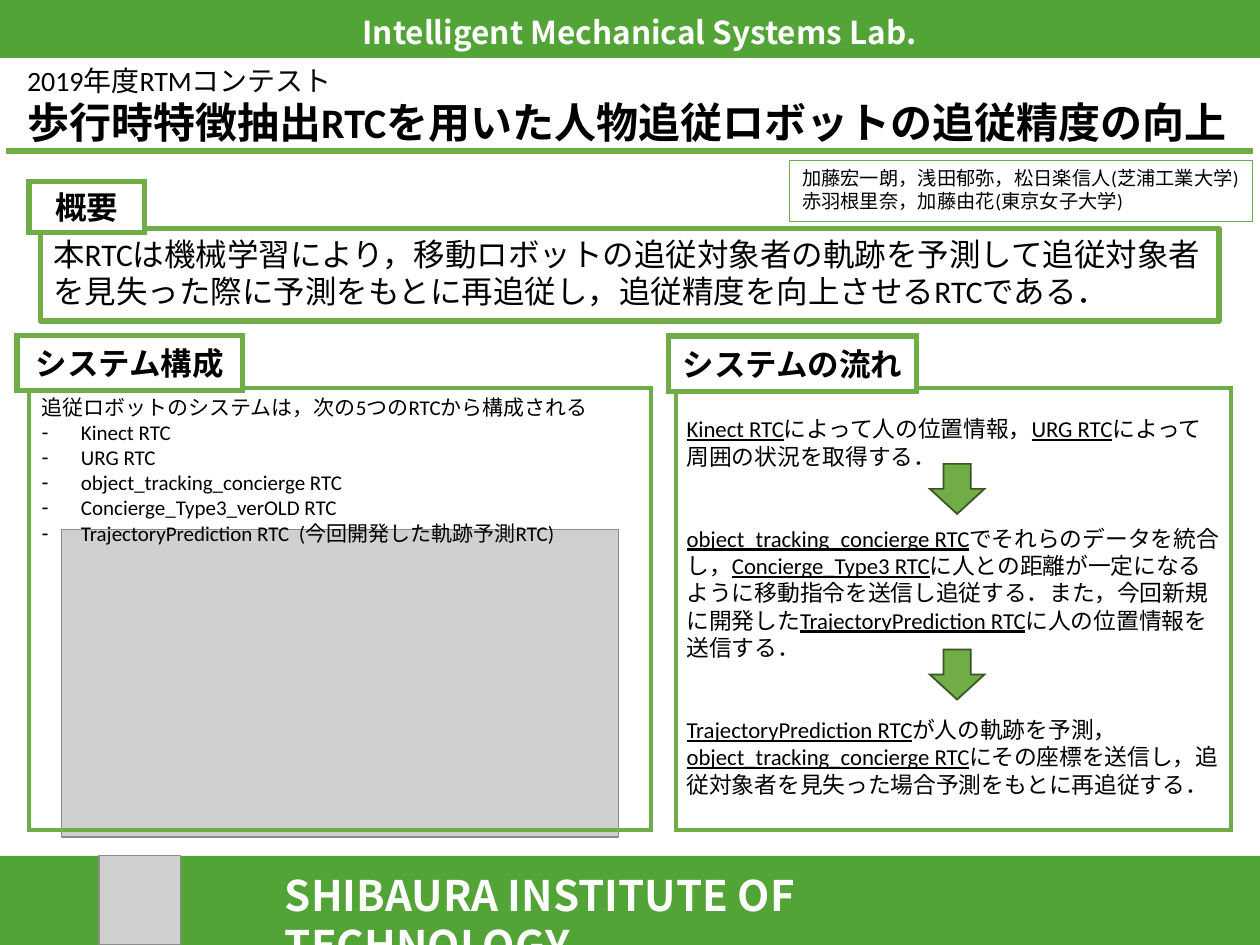
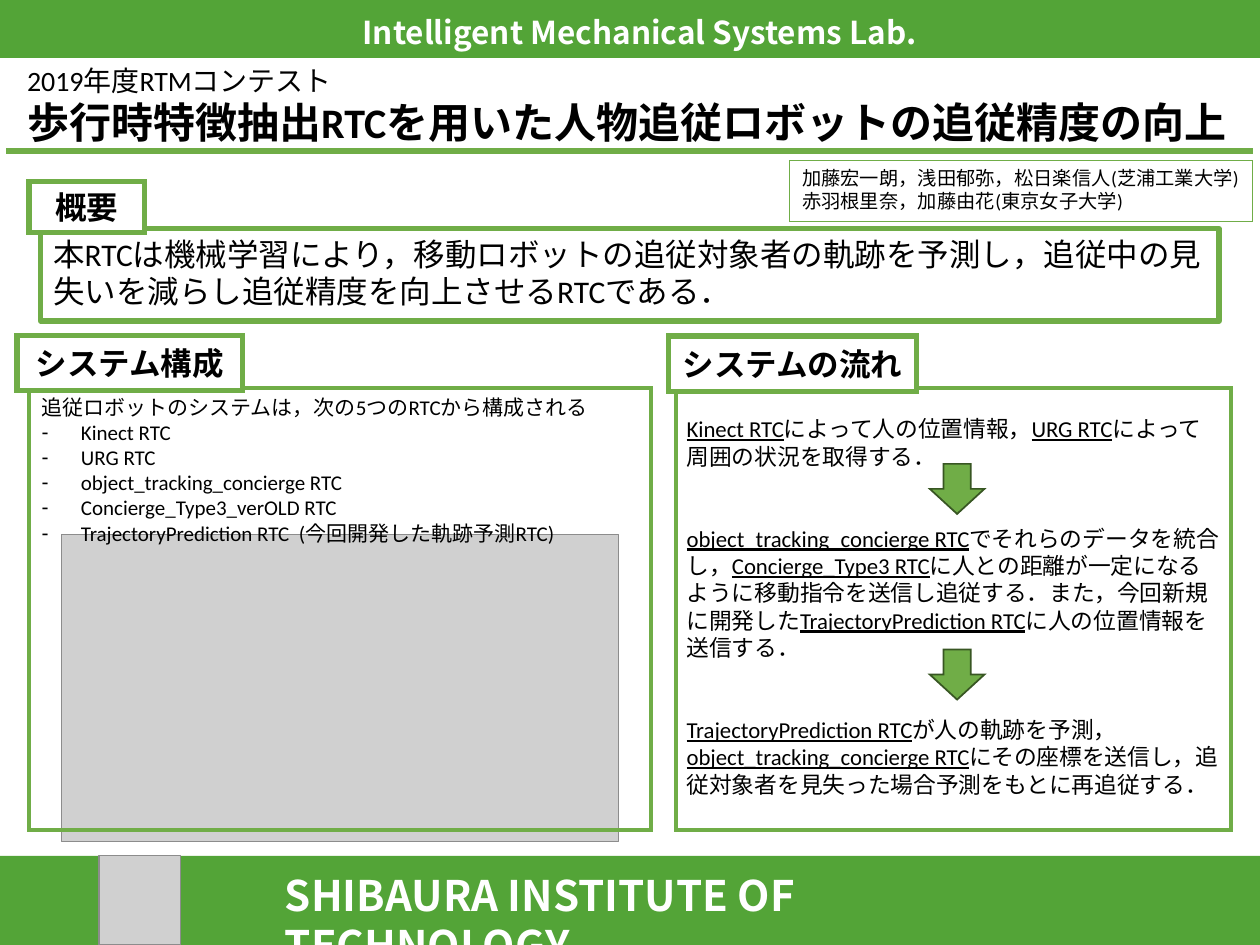
Before and after one commit to koichirokato/HumanFollwingSystem, a slide deck: slide 1 of HumanFollowingSystemPPT.pptx. Drawn at 1260x945 pixels with LibreOffice and Linux fonts; fonts in the diff are those of the drawing; grey boxes stand for pictures. Boxes give left, top, right and bottom in pixels: in the first picture for what was removed or moved away, otherwise in the second. Text is boxed around its words. In the diff, an @@ line names an element or a change of style, - is before the commit and + after.

```diff
--- a/HumanFollowingSystemPPT.pptx
+++ b/HumanFollowingSystemPPT.pptx
@@ text in rectangle at bbox=[53, 234, 1201, 306]: text changed @@
-本RTCは機械学習により，移動ロボットの追従対象者の軌跡を予測して追従対象者を見失った際に予測をもとに再追従し，追従精度を向上させるRTCである．
+本RTCは機械学習により，移動ロボットの追従対象者の軌跡を予測し，追従中の見失いを減らし追従精度を向上させるRTCである．
@@ picture: place and size @@
-picture at bbox=[62, 529, 619, 837]
+picture at bbox=[62, 534, 619, 842]
```
Also in this commit, not shown: 1 other slide changed, 1 other file.
